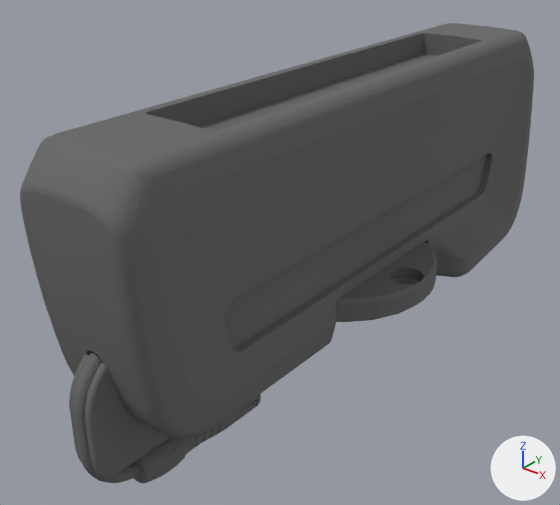
Renders of the COLLADA model src/robot_sim_description/models/panda_arm/meshes/visual/hand.dae from each side of a commit.
Both versions are drawn from a camera (50 mm lens) standing at (0.126, -0.186, 0.116) and looking at (-0.011, -0.016, 0.01). The lights are fixed; the arrows at lower right show +X, +Y and +Z. The older version comes first.

Names of what the first picture shows: 'hand'.
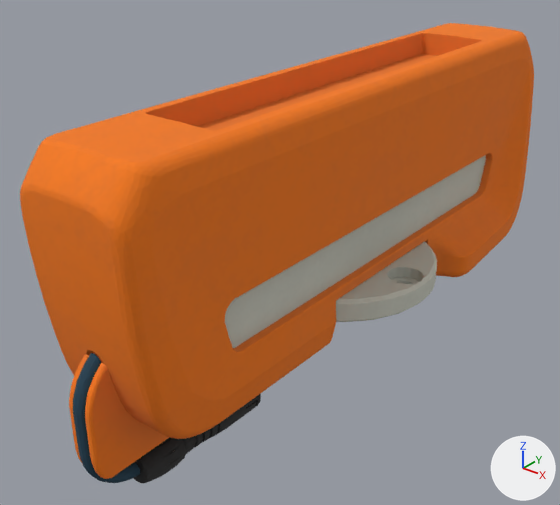
What differs and where, as boxes (x1, y1, x2, y2) in the pictures (560 x 505 px):
'hand', surface changed (dark grey to orange): (20, 23, 534, 483) in both

The change, as a diff of the scene's bpy script:
```diff
--- a/src/robot_sim_description/models/panda_arm/meshes/visual/hand.dae.py
+++ b/src/robot_sim_description/models/panda_arm/meshes/visual/hand.dae.py
@@ img_hand_hand_basecolor_png @@
+img_hand_hand_basecolor_png = load_image('hand_hand_BaseColor.png', '../../materials/textures/hand_hand_BaseColor.png', 2048, 2048, 'sRGB')
@@ mat_lambert1 @@
 mat_lambert1 = principled_material('lambert1')
-mat_lambert1.base_color = (0.133, 0.133, 0.133)  # dark grey #666666
+mat_lambert1.texture = img_hand_hand_basecolor_png
 mat_lambert1.roughness = 0.9
```
